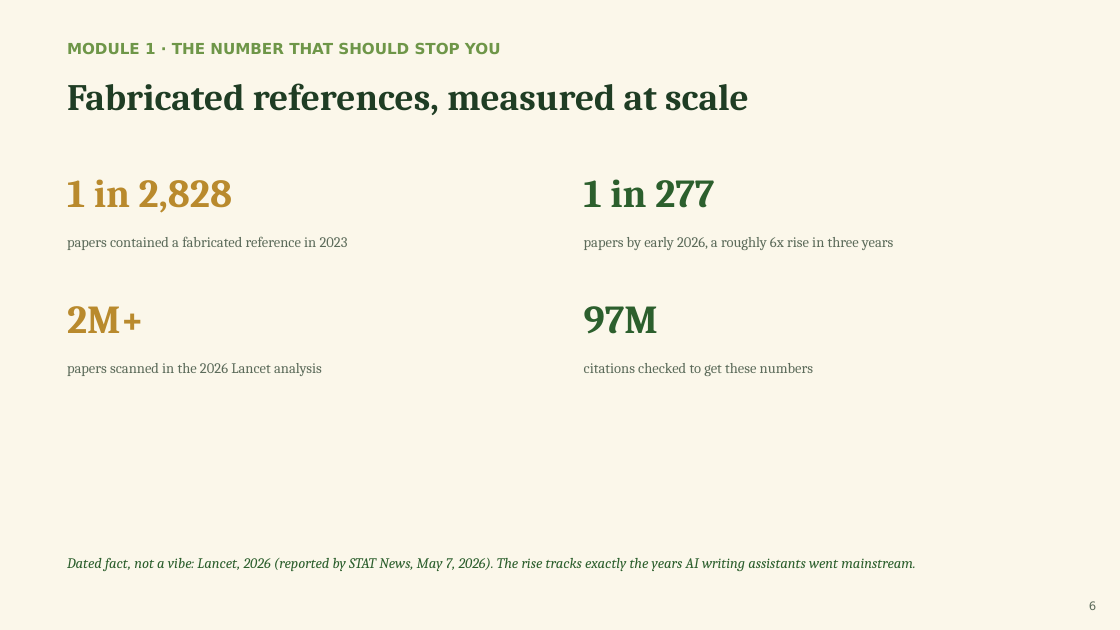
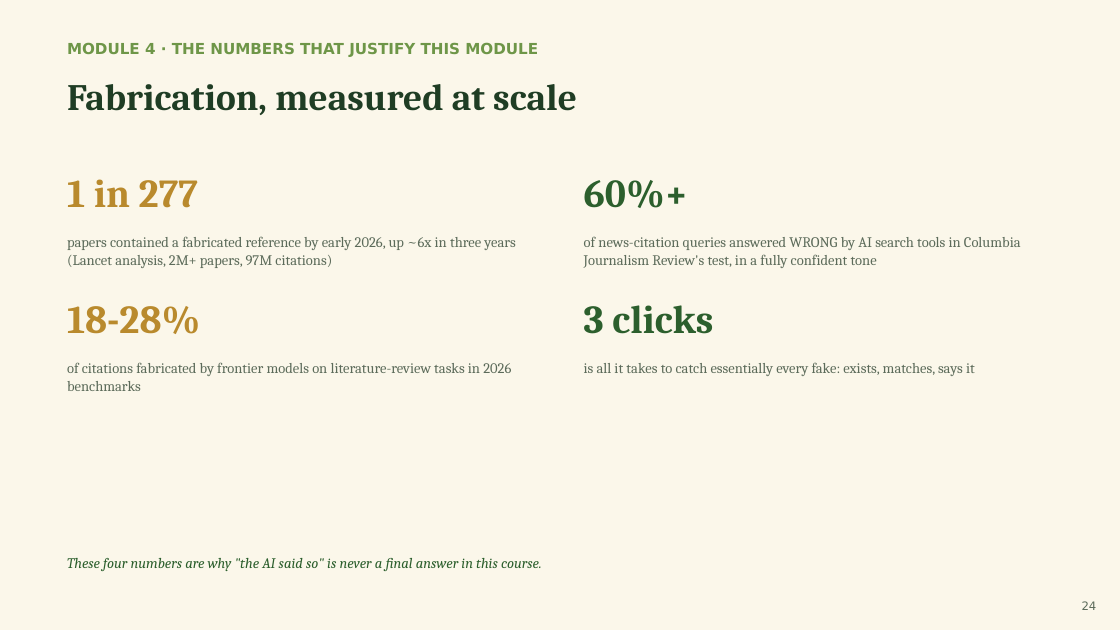
Before and after one commit to pkjaslam/cambium-academy, a slide deck: slide 24 of courses/course-03-research-with-ai/slides/Cambium-Academy-Course03-Research-with-AI.pptx (slide 6 before the commit). Drawn at 1120x630 pixels with LibreOffice and Linux fonts; fonts in the diff are those of the drawing. Boxes give left, top, right and bottom in pixels: in the first picture for what was removed or moved away, otherwise in the second. Text is boxed around its words. In the diff, an @@ line names an element or a change of style, - is before the commit and + after.

```diff
--- a/courses/course-03-research-with-ai/slides/Cambium-Academy-Course03-Research-with-AI.pptx
+++ b/courses/course-03-research-with-ai/slides/Cambium-Academy-Course03-Research-with-AI.pptx
@@ text at box(67, 42, 538, 57): text changed @@
-MODULE 1 · THE NUMBER THAT SHOULD STOP YOU
+MODULE 4 · THE NUMBERS THAT JUSTIFY THIS MODULE
@@ text at box(67, 84, 577, 115): text changed @@
-Fabricated references, measured at scale
+Fabrication, measured at scale
@@ text "1 in 277": place and size @@
-text "1 in 277" at box(584, 179, 714, 208)
+text "1 in 277" at box(67, 179, 198, 208)
@@ text "1 in 277" at box(67, 179, 198, 208): text colour #2C5F2D to #B98A2D @@
@@ text removed at box(67, 179, 232, 213) @@
-1 in 2,828
@@ text added at box(584, 180, 689, 208), 34 pt, text #2C5F2D, bold @@
+60%+
@@ text at box(67, 236, 515, 268): text changed @@
-papers contained a fabricated reference in 2023
+papers contained a fabricated reference by early 2026, up ~6x in three years (Lancet analysis, 2M+ papers, 97M citations)
@@ text at box(584, 236, 1021, 268): text changed @@
-papers by early 2026, a roughly 6x rise in three years
+of news-citation queries answered WRONG by AI search tools in Columbia Journalism Review's test, in a fully confident tone
@@ text at box(67, 306, 200, 334): text changed @@
-2M+
+18-28%
@@ text at box(584, 305, 713, 334): text changed @@
-97M
+3 clicks
@@ text at box(67, 362, 511, 391): text changed @@
-papers scanned in the 2026 Lancet analysis
+of citations fabricated by frontier models on literature-review tasks in 2026 benchmarks
@@ text at box(584, 362, 975, 376): text changed @@
-citations checked to get these numbers
+is all it takes to catch essentially every fake: exists, matches, says it
@@ text at box(67, 558, 542, 571): text changed @@
-Dated fact, not a vibe: Lancet, 2026 (reported by STAT News, May 7, 2026). The rise tracks exactly the years AI writing assistants went mainstream.
+These four numbers are why "the AI said so" is never a final answer in this course.
@@ text at box(1082, 601, 1097, 610): text changed @@
-6
+24
```
Also in this commit, not shown: 17 other slides changed, 42 slides added, 22 slides removed, 18 other files.
